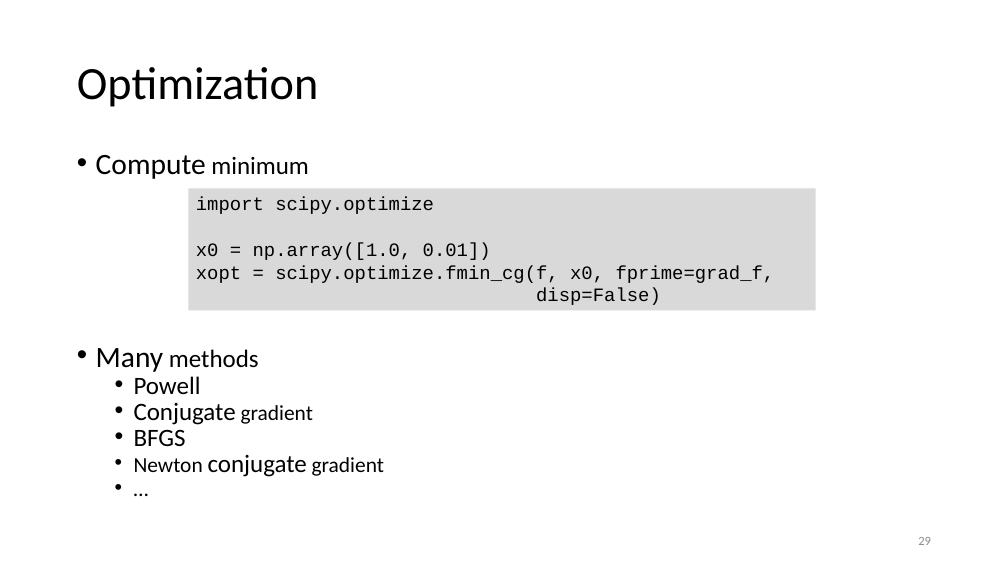
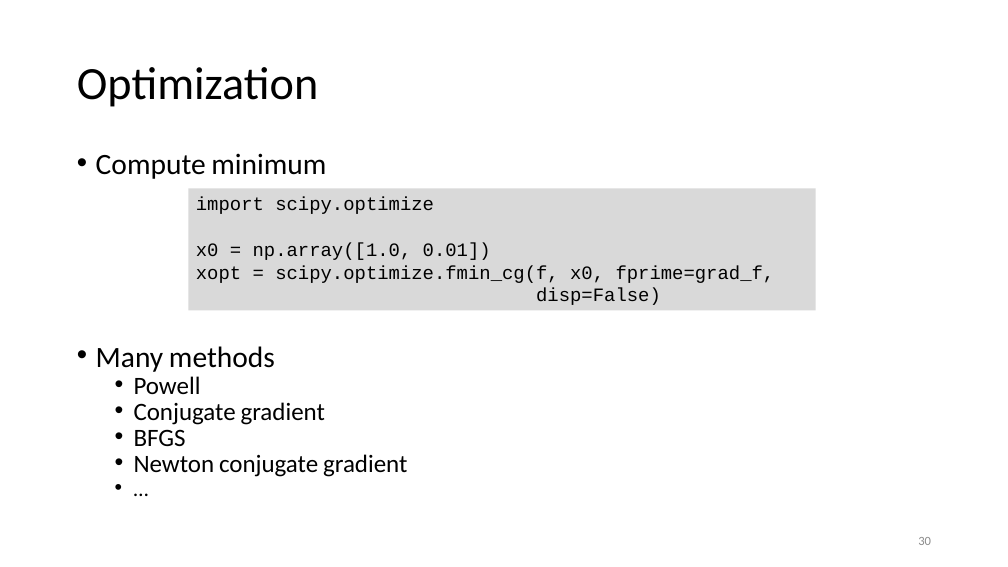
Before and after one commit to gjbex/Scientific-Python, a slide deck: slide 30 of scientific_python.pptx (slide 29 before the commit). Drawn at 1008x567 pixels with LibreOffice and Linux fonts; fonts in the diff are those of the drawing. Boxes give left, top, right and bottom in pixels: in the first picture for what was removed or moved away, otherwise in the second. Text is boxed around its words. In the diff, an @@ line names an element or a change of style, - is before the commit and + after.

Commit message:
Fix slides
* Add LinkedIn slide
* Fix error in Jacobian
* Fix font size for optimization slide

```diff
--- a/scientific_python.pptx
+++ b/scientific_python.pptx
@@ text at [96, 153, 407, 477]: size 23.8 to 28.1 pt in "minimum", "methods"; size 20.4 to 23.8 pt in "gradient", "Newton gradient" @@
@@ page number at [918, 537, 931, 545]: text changed @@
-29
+30
```
Also in this commit, not shown: 1 other slide changed, 1 slide added.
